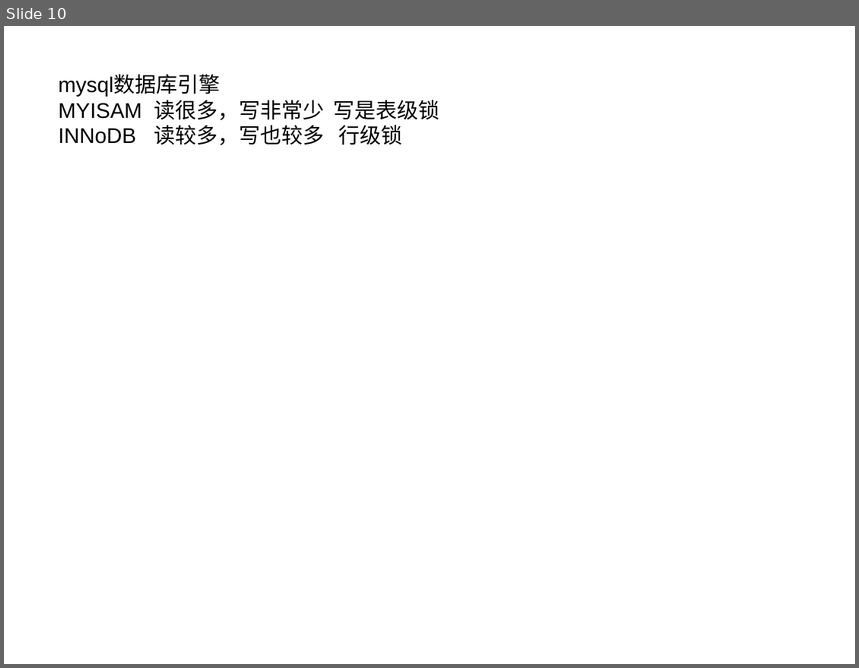
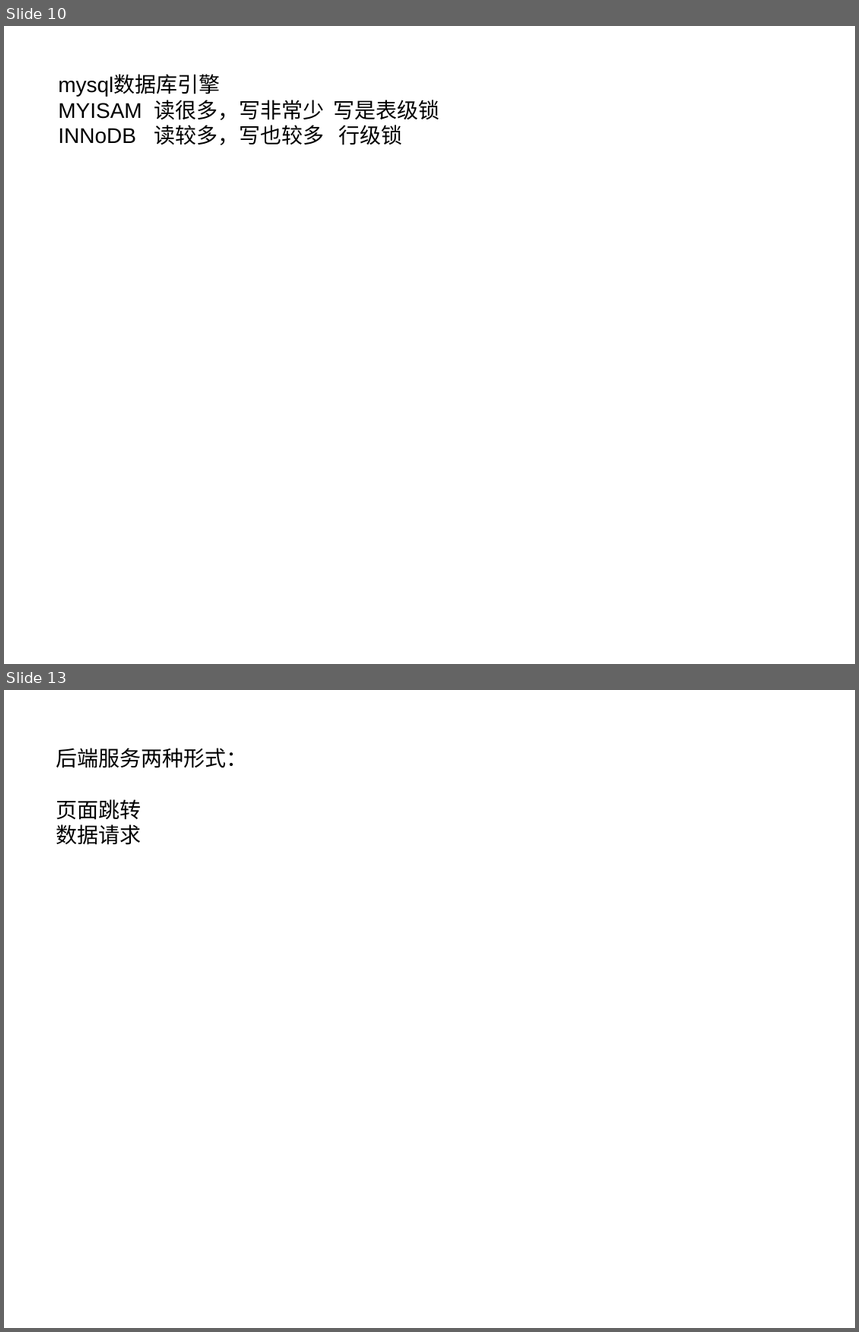
Before and after one commit to figerandlmj/duyiNativeJs, a slide deck: nodeJs/readme.ppt. Shown one above the other, each under a label of ours: slide 10 before the commit, slides 10 and 13 after it; the slides between them are not shown. The pictures are 859x668 and 859x1332 pixels, drawn with LibreOffice and Linux fonts; fonts in the diff are those of the drawing. Boxes give left, top, right and bottom in pixels: in the first picture for what was removed or moved away, otherwise in the second. Text is boxed around its words. In the diff, an @@ line names an element or a change of style, - is before the commit and + after.

```diff
--- a/nodeJs/readme.ppt
+++ b/nodeJs/readme.ppt
@@ slide 13 added at (4, 690, 855, 1328), background #FFFFFF @@
@@ text added at (56, 748, 247, 845), 18 pt, text #000000 @@
+后端服务两种形式：
+页面跳转
+数据请求
```
Also in this commit, not shown: 1 slide changed, 2 other slides added, 11 other files.
